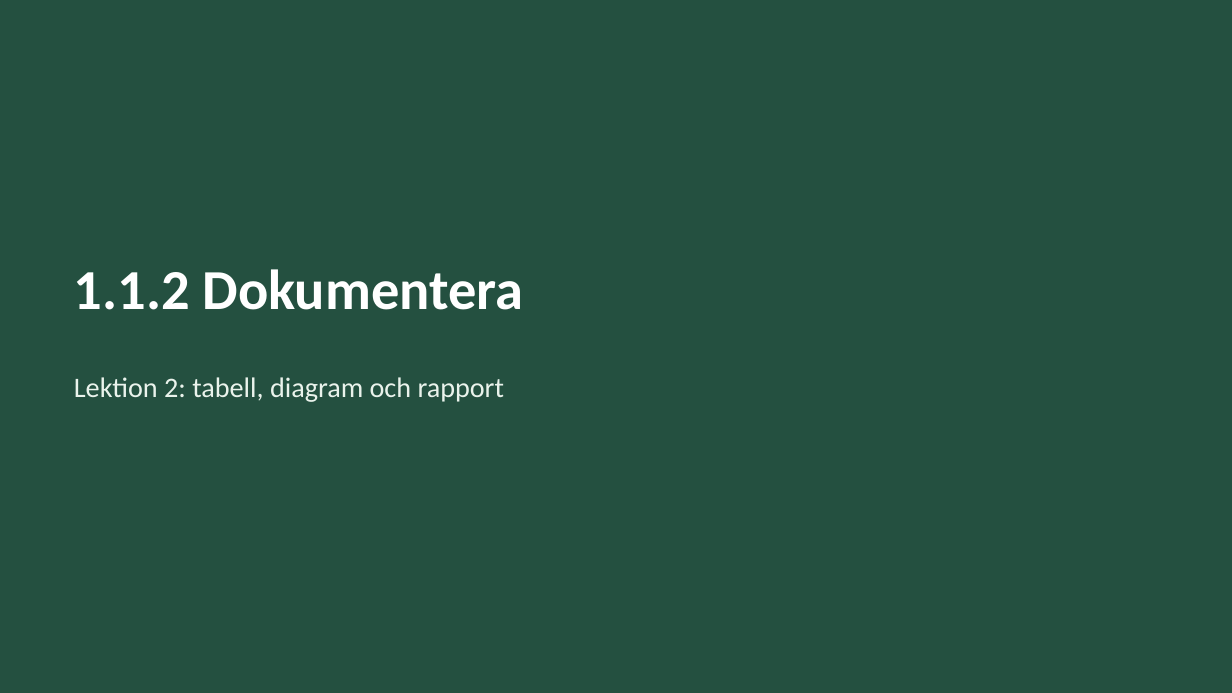
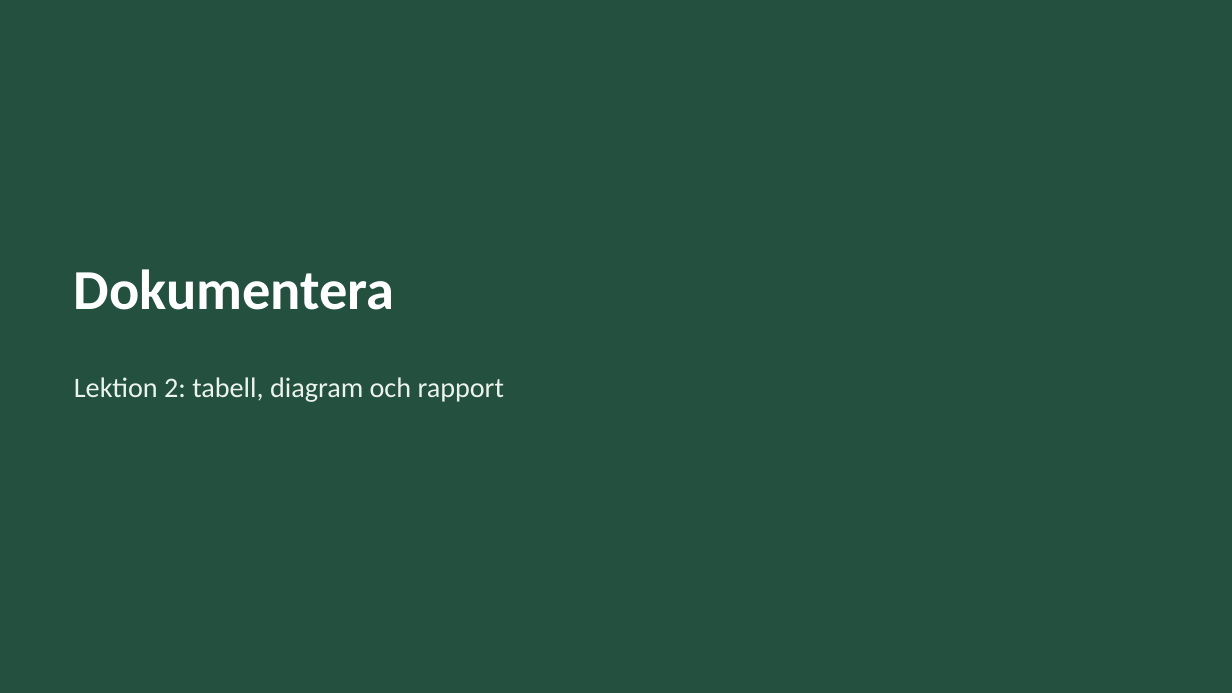
Before and after one commit to sweviktor95/pluggis, a slide deck: slide 8 of planering/biologi-omrade1/biologi-1-1-undersoka-systematiskt.pptx. Drawn at 1232x693 pixels with LibreOffice and Linux fonts; fonts in the diff are those of the drawing. Boxes give left, top, right and bottom in pixels: in the first picture for what was removed or moved away, otherwise in the second. Text is boxed around its words. In the diff, an @@ line names an element or a change of style, - is before the commit and + after.

```diff
--- a/planering/biologi-omrade1/biologi-1-1-undersoka-systematiskt.pptx
+++ b/planering/biologi-omrade1/biologi-1-1-undersoka-systematiskt.pptx
@@ title at box(74, 269, 395, 310): text changed @@
-1.1.2 Dokumentera
+Dokumentera
```
Also in this commit, not shown: 6 other slides changed, 14 other files.
